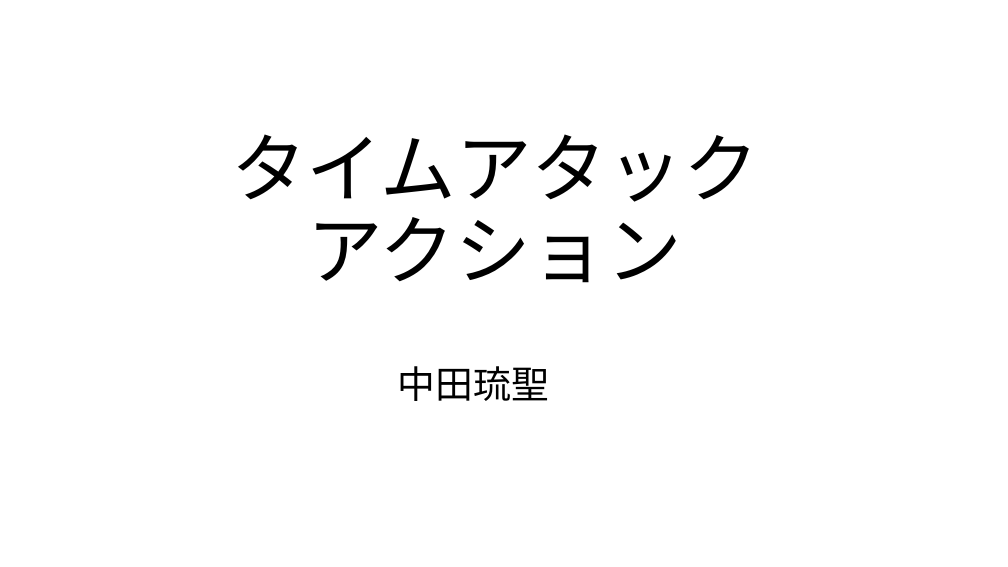
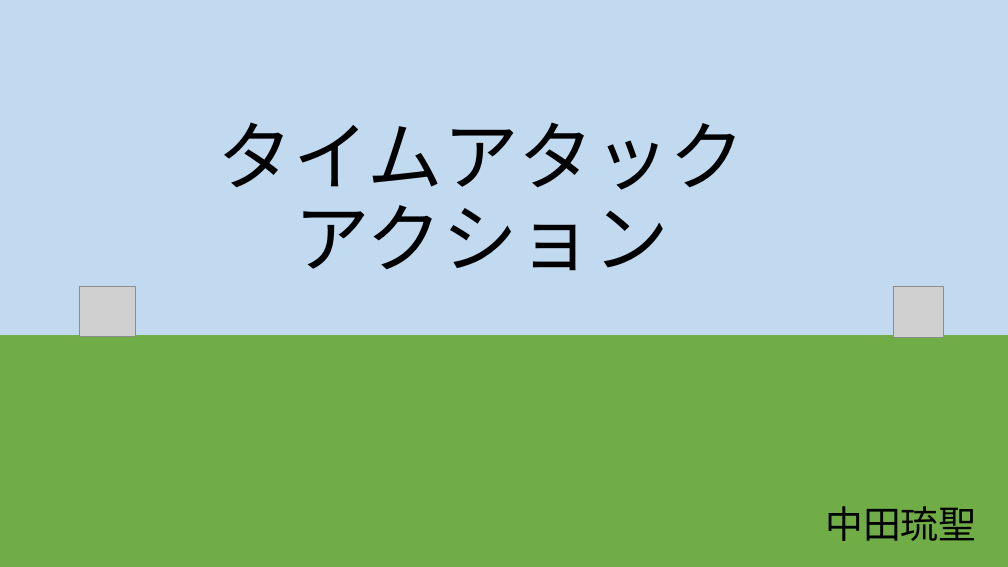
Before and after one commit to rinne-9029/Action1, a slide deck: slide 1 of 個人製作(テーマ・LIFE).pptx. Drawn at 1008x567 pixels with LibreOffice and Linux fonts; fonts in the diff are those of the drawing; grey boxes stand for pictures. Boxes give left, top, right and bottom in pixels: in the first picture for what was removed or moved away, otherwise in the second. Text is boxed around its words. In the diff, an @@ line names an element or a change of style, - is before the commit and + after.

```diff
--- a/個人製作(テーマ・LIFE).pptx
+++ b/個人製作(テーマ・LIFE).pptx
@@ background #FFFFFF to gradient #C2DAEF to #70AD47 @@
@@ title "タイムアタックアクション": place and size @@
-title "タイムアタックアクション" at (231, 134, 759, 283)
+title "タイムアタックアクション" at (218, 122, 746, 271)
@@ picture added at (79, 287, 135, 337) @@
@@ picture added at (893, 287, 944, 337) @@
@@ text "中田琉聖": place and size @@
-text "中田琉聖" at (398, 366, 549, 401)
+text "中田琉聖" at (825, 506, 976, 541)
```
Also in this commit, not shown: 1 other slide changed, 3 slides added, 1 slide removed, 9 other files.
